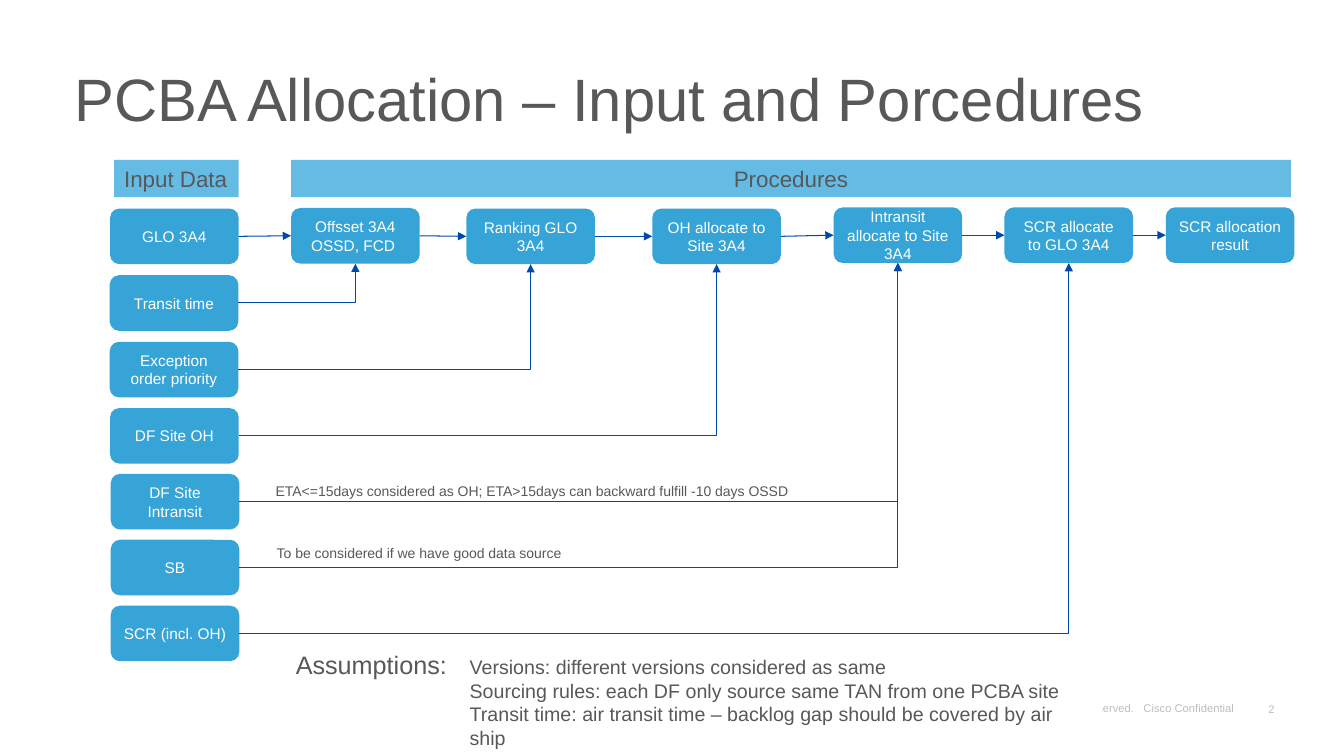
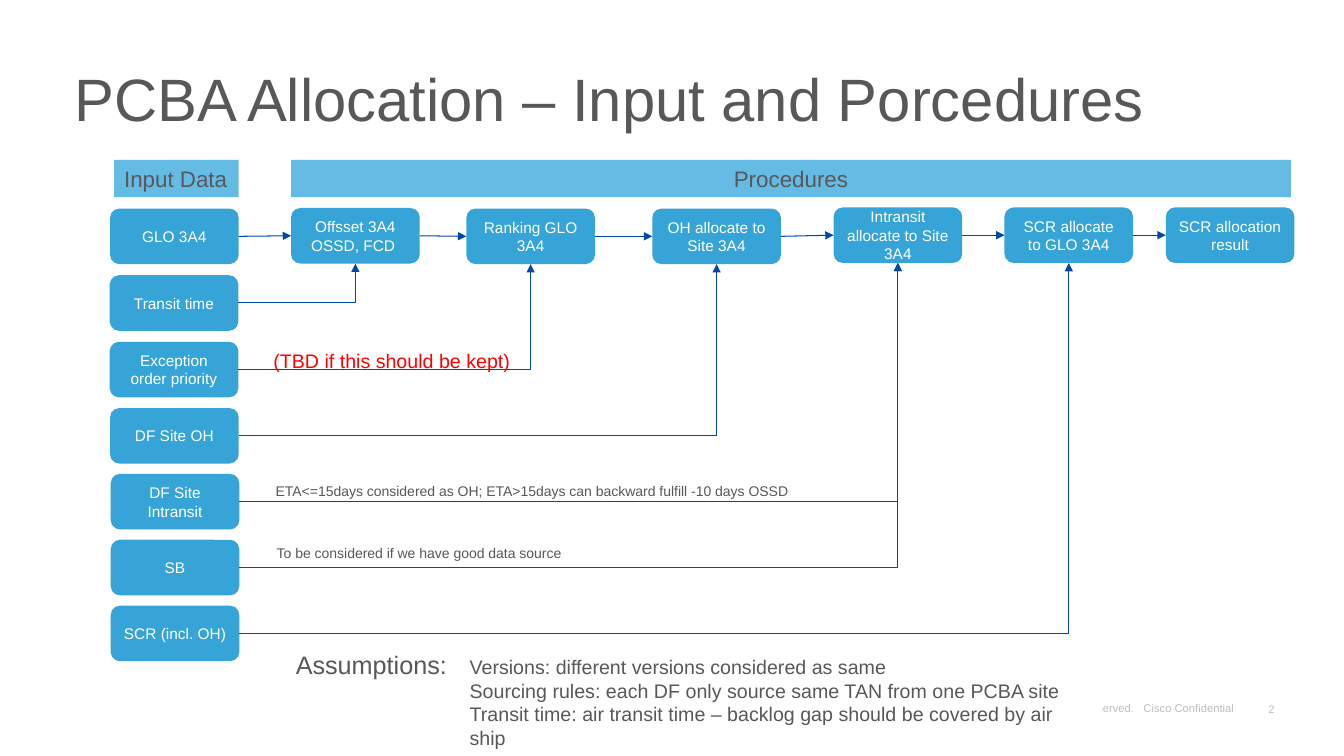
Before and after one commit to kenwang4585/pcba_allocation, a slide deck: slide 2 of PCBA allocation procedure and logic - Oct 23.pptx. Drawn at 1344x756 pixels with LibreOffice and Linux fonts; fonts in the diff are those of the drawing; background and template pictures are left out. Boxes give left, top, right and bottom in pixels: in the first picture for what was removed or moved away, otherwise in the second. Text is boxed around its words. In the diff, an @@ line names an element or a change of style, - is before the commit and + after.

```diff
--- a/PCBA allocation procedure and logic - Oct 23.pptx
+++ b/PCBA allocation procedure and logic - Oct 23.pptx
@@ text added at [273, 353, 510, 372], 14 pt, text #FF0000 @@
+(TBD if this should be kept)
```
Also in this commit, not shown: 1 other slide changed, 4 other files.
